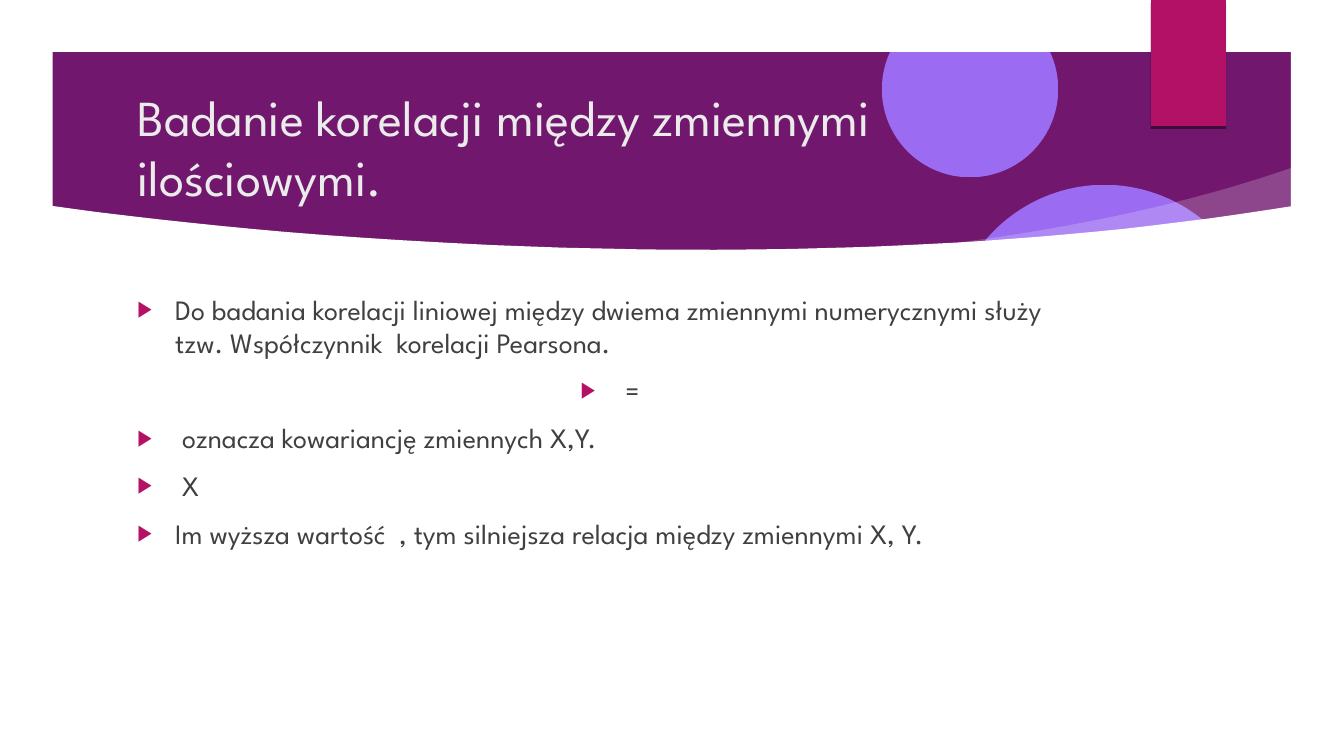
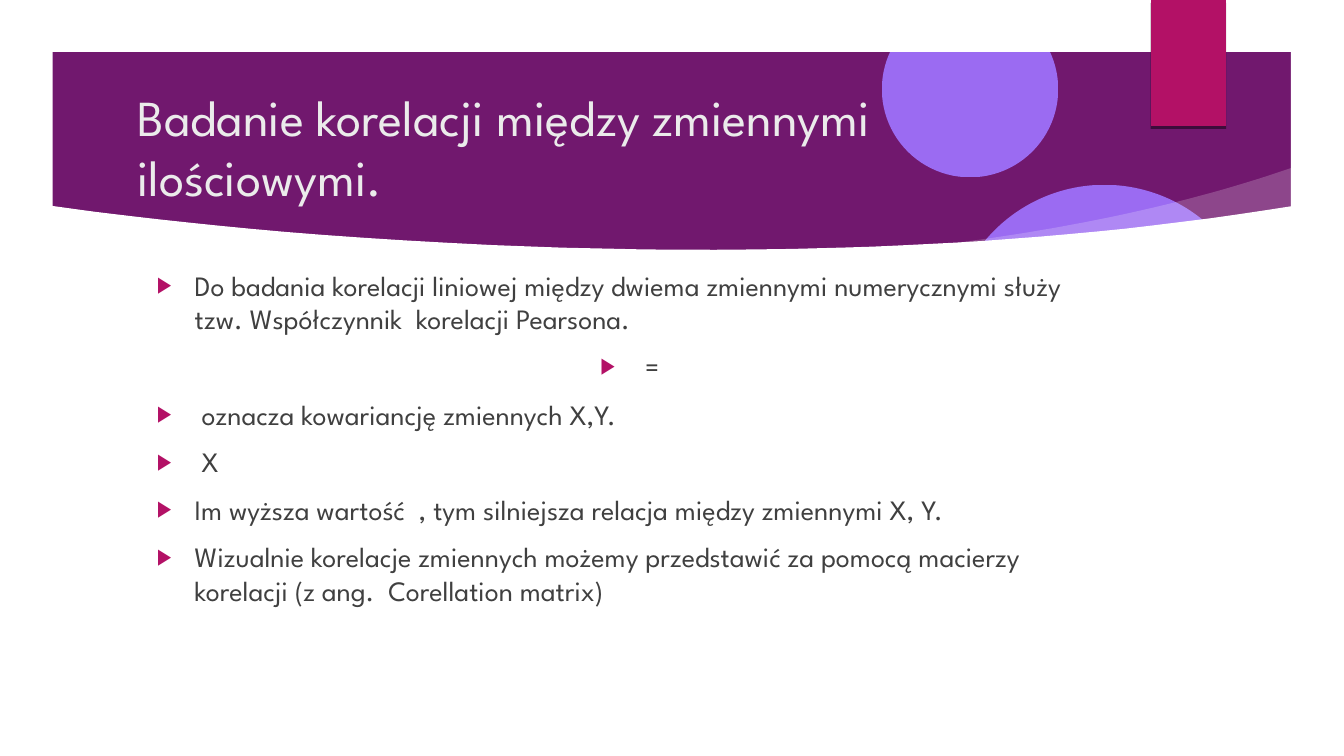
Before and after one commit to Pawel-Tomasz-Nowak/Scientific-collaboration, a slide deck: slide 55 of EmissionAnalysis/Prezentacja projektu.odp. Drawn at 1344x756 pixels with LibreOffice and Linux fonts; fonts in the diff are those of the drawing; background and template pictures are left out. Boxes give left, top, right and bottom in pixels: in the first picture for what was removed or moved away, otherwise in the second. Text is boxed around its words. In the diff, an @@ line names an element or a change of style, - is before the commit and + after.

```diff
--- a/EmissionAnalysis/Prezentacja projektu.odp
+++ b/EmissionAnalysis/Prezentacja projektu.odp
@@ text "Do badania korelacji liniowej między ...": place and size @@
-text "Do badania korelacji liniowej między ..." at <box>175,300,1041,550</box>
+text "Do badania korelacji liniowej między ..." at <box>195,276,1061,607</box>
@@ text at <box>195,547,1019,607</box>: paragraph added @@
+▶ Wizualnie korelacje zmiennych możemy przedstawić za pomocą macierzy korelacji (z ang. Corellation matrix)
```
Also in this commit, not shown: 3 other slides changed, 4 slides added, 1 slide removed, 3 other files.
